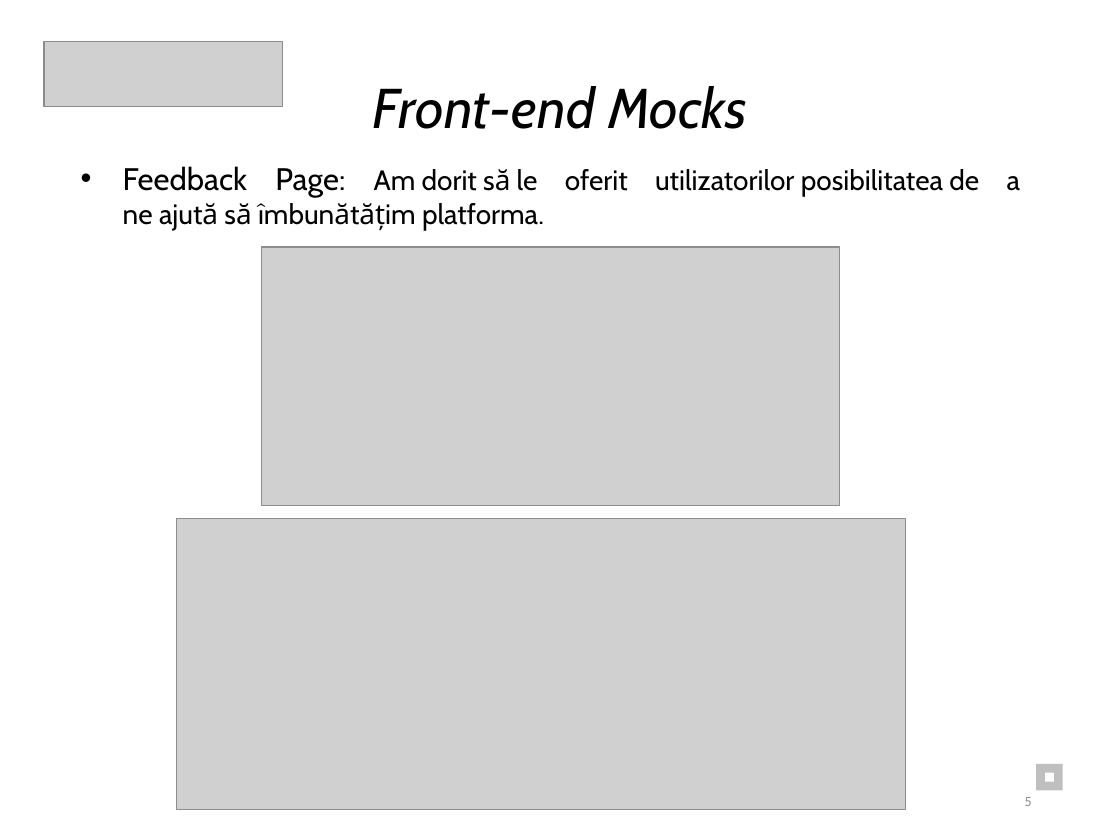
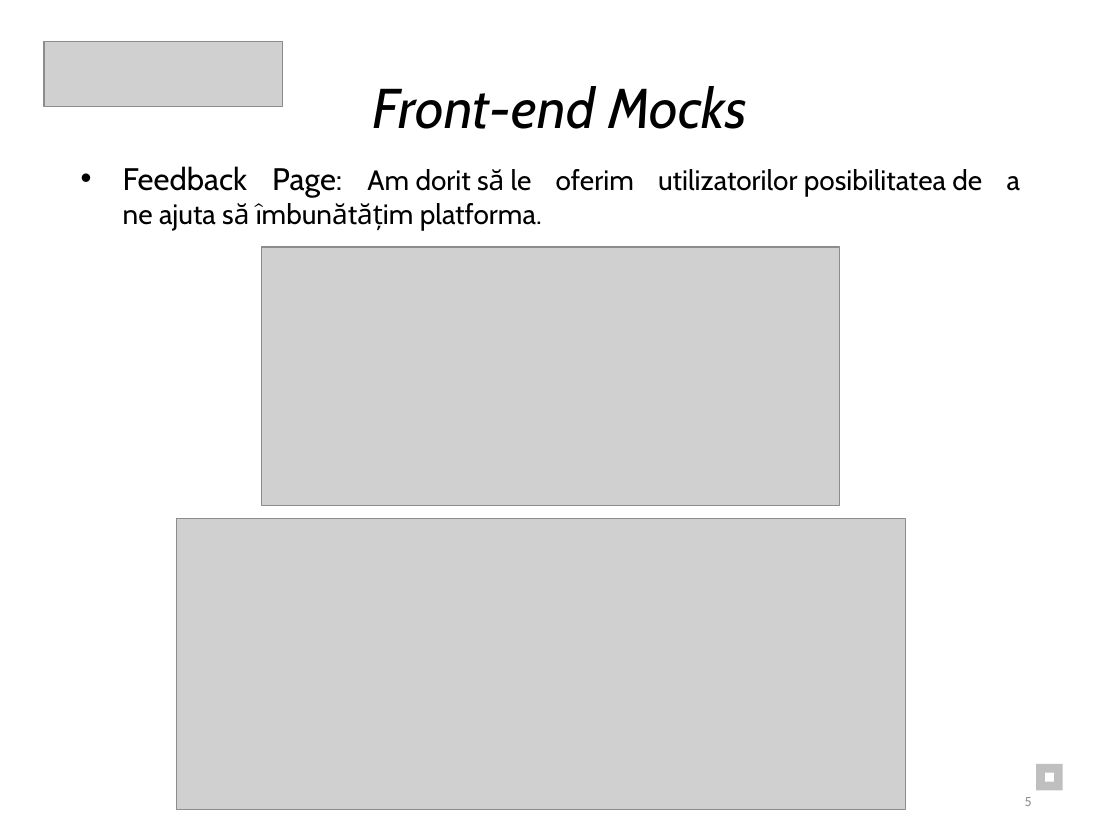
Before and after one commit to Eduard2609/TeaPython_ISW, a slide deck: slide 5 of Documentatie/Documentație_ PPT.pptx. Drawn at 1120x840 pixels with LibreOffice and Linux fonts; fonts in the diff are those of the drawing; grey boxes stand for pictures. Boxes give left, top, right and bottom in pixels: in the first picture for what was removed or moved away, otherwise in the second. Text is boxed around its words. In the diff, an @@ line names an element or a change of style, - is before the commit and + after.

Commit message:
ppt bun

```diff
--- a/Documentatie/Documentație_ PPT.pptx
+++ b/Documentatie/Documentație_ PPT.pptx
@@ text at (x1=123, y1=166, x2=1020, y2=230): text changed @@
-• Feedback Page: Am dorit să le oferit utilizatorilor posibilitatea de a ne ajută să îmbunătățim platforma.
+• Feedback Page: Am dorit să le oferim utilizatorilor posibilitatea de a ne ajuta să îmbunătățim platforma.
```
Also in this commit, not shown: 2 other slides changed.
